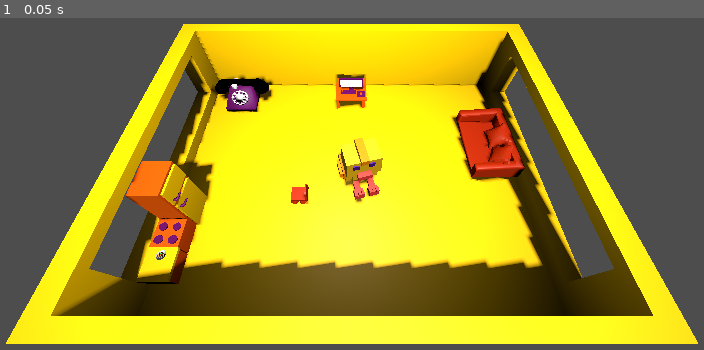
Above: before the commit, frame 1.
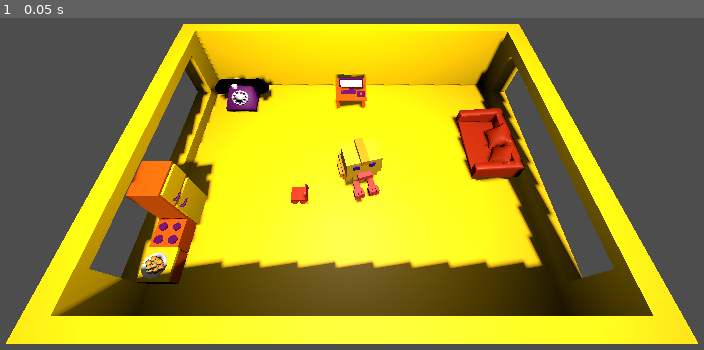
Above: after the commit, the same moment.

Repository: klaro115/MiniGameJam_July2025
Game: Godot game, scene res://RoomScene.tscn
Same seed, same stepped clock (60 frames per second), same inputs: the game is played once before the commit and once after it.
Inputs:
- Up to frame 1 (0.05 s): no input

The runs differ from the first frame. In frame 1, 0.2% of the frame differs, in the area x 20-24%, y 69-79%.

Commit message:
bigger oranges

Diff:
--- a/RoomScene.tscn
+++ b/RoomScene.tscn
@@ -96,7 +96,7 @@
 transform = Transform3D(0.742773, 0, -2.90659, 0, 3, 0, 2.90659, 0, 0.742773, 1.86826, 6.10348, 2.151)
 
 [node name="bowl" parent="Node3D" instance=ExtResource("11_skcam")]
-transform = Transform3D(2, 0, 0, 0, 2, 0, 0, 0, 2, -24.6894, 2.28725, 13.5332)
+transform = Transform3D(5, 0, 0, 0, 5, 0, 0, 0, 5, -24.6894, 2.28725, 14.9036)
 
 [node name="oranges" parent="Node3D/bowl" instance=ExtResource("12_nqcf4")]
 transform = Transform3D(1, 0, 0, 0, 1, 0, 0, 0, 1, 0, -0.337965, 0)
